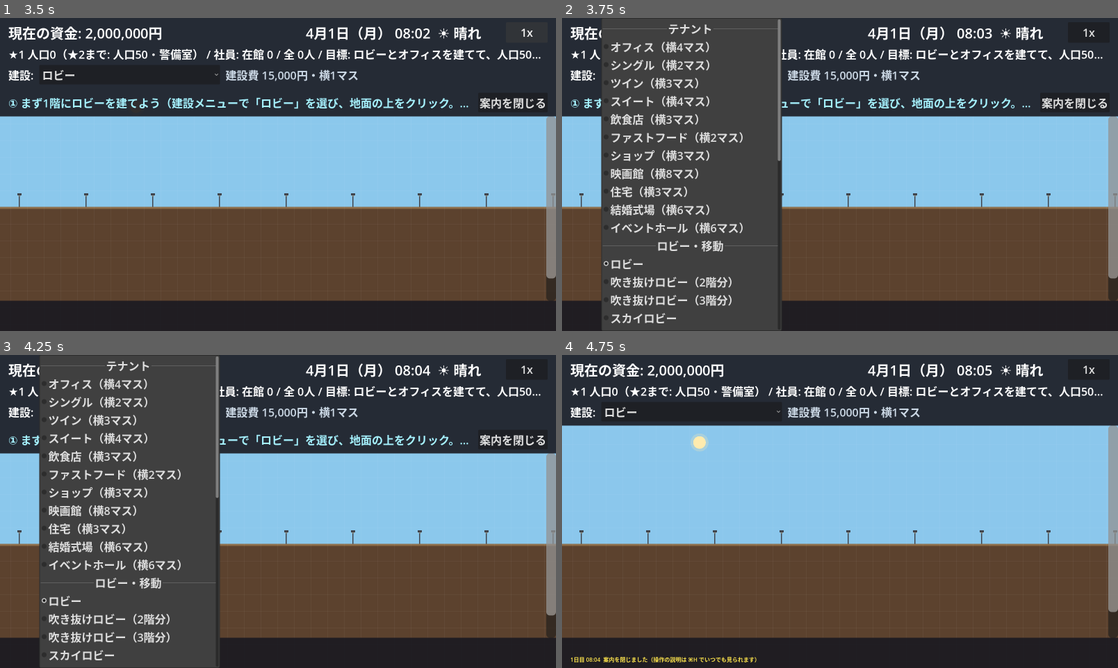
Above: before the commit, frames 1-4 (two rows, left to right).
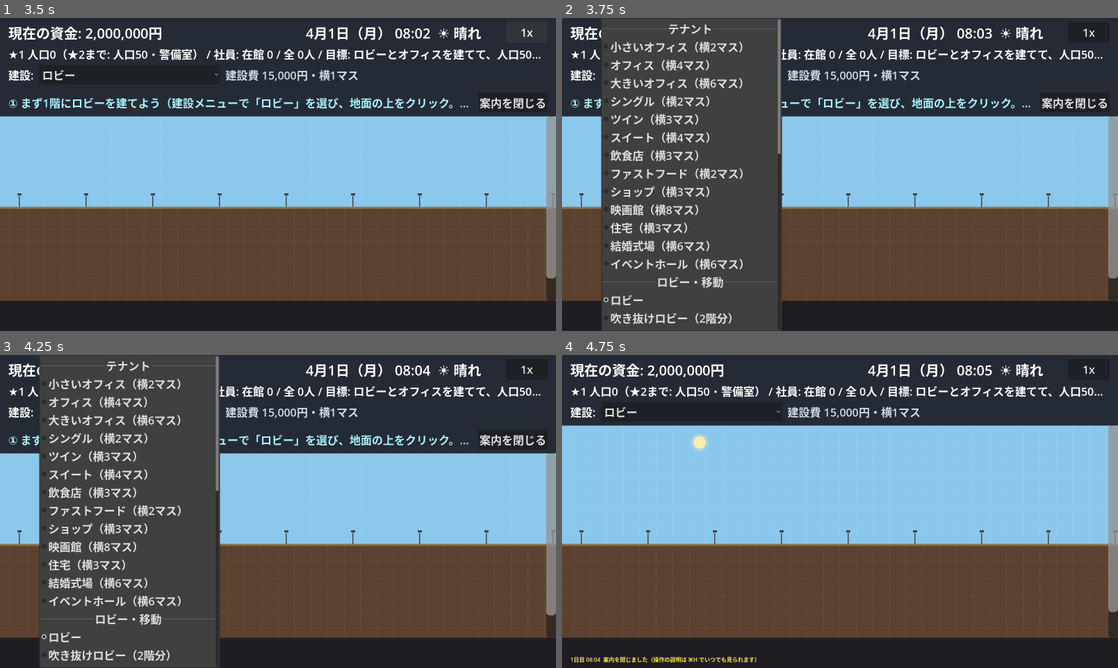
Above: after the commit, the same moments.

Repository: Toshiaki0315/ProjectTower
Game: Godot game, scene res://scenes/main.tscn
Two runs of this game, one before a commit and one after it. Both use one fixed random seed, a clock stepped at 60 frames per second and the inputs below.
Inputs:
- Up to frame 1 (3.5 s): click "はじめから" at 0.5 s; click "1x" at 1.25 s; click "4x" at 2 s; click "16x" at 2.75 s
- Up to frame 2 (3.75 s): click "ロビー" at 3.5 s
- Up to frame 3 (4.25 s): no input
- Up to frame 4 (4.75 s): click "案内を閉じる" at 4.25 s

Frame 1 is identical in both runs. In frame 2, 5.4% of the frame differs, in the area x 7-40%, y 7-98%; in frame 3, 5.4%; in frame 4, nothing differs.

Commit message:
feat: オフィスの種類（小さいオフィス・大きいオフィス）
- 小さいオフィス（横2マス・24万円・2人・賃料11,000円/マス）
- 大きいオフィス（横6マス・48万円・6人・賃料9,000円/マス）
- オフィスの種類を Buildings.OFFICE_TYPES にまとめ、社員・評価・災害・
  チュートリアルの判定をオフィス全種類に対応
- 賃料を種類ごとの表 economy_system.OFFICE_RENTS に変更

Co-Authored-By: Claude Opus 5 <noreply@anthropic.com>

Diff:
--- a/scripts/main.gd
+++ b/scripts/main.gd
@@ -38,6 +38,7 @@
 const MAX_FLOORS_ABOVE := Buildings.MAX_FLOORS_ABOVE
 const MAX_FLOORS_BELOW := Buildings.MAX_FLOORS_BELOW
 const MAX_WIDTH := Buildings.MAX_WIDTH
+const OFFICE_TYPES := Buildings.OFFICE_TYPES
 const SUBWAY_MIN_DEPTH := Buildings.SUBWAY_MIN_DEPTH
 const REFUND_RATE := 0.5 # 撤去時の払い戻し率
 const MODE_RESIDENT := "resident" # 住人を配置・移動させるモード
@@ -48,7 +49,7 @@
 
 # 建設メニューの並び（見出しごとにまとめる）。BUILDINGS に建物を足したら、ここにも入れる
 const MODE_GROUPS := [
-	{"name": "テナント", "modes": ["office", "hotel", "hotel_twin", "hotel_suite", "restaurant", "fastfood", "shop", "cinema", "housing", "wedding", "event_hall"]},
+	{"name": "テナント", "modes": ["small_office", "office", "large_office", "hotel", "hotel_twin", "hotel_suite", "restaurant", "fastfood", "shop", "cinema", "housing", "wedding", "event_hall"]},
 	{"name": "ロビー・移動", "modes": ["lobby", "lobby2", "lobby3", "sky_lobby", "stairs", "escalator", "elevator", "express_elevator", "service_elevator", "add_car", "set_home", "service"]},
 	{"name": "設備", "modes": ["housekeeping", "recycling", "security", "medical", "subway", "ramp", "parking", "helipad", "garden"]},
 	{"name": "その他", "modes": ["demolish", "resident"]},
@@ -415,6 +416,20 @@
 			result.append(cell)
 	return result
 
+# オフィス（小・普通・大）の左端のマスをすべて返す
+func find_office_units() -> Array[Vector2i]:
+	var result: Array[Vector2i] = []
+	for type in OFFICE_TYPES:
+		result.append_array(find_units_of_type(type))
+	return result
+
+# オフィス（小・普通・大）のマスをすべて返す（1マスにつき社員1人）
+func find_office_cells() -> Array[Vector2i]:
+	var result: Array[Vector2i] = []
+	for type in OFFICE_TYPES:
+		result.append_array(find_cells_of_type(type))
+	return result
+
 # 指定した種類の建物がある座標をすべて返す（住人AIの目的地探索用）
 func find_cells_of_type(type: String) -> Array[Vector2i]:
 	var result: Array[Vector2i] = []
--- a/scripts/systems/buildings.gd
+++ b/scripts/systems/buildings.gd
@@ -7,7 +7,9 @@
 # ---------------------------------------------------
 
 const TABLE := {
+	"small_office": {"name": "小さいオフィス", "cost": 240000, "source_id": 29, "width": 2},
 	"office": {"name": "オフィス", "cost": 400000, "source_id": 0, "width": 4},
+	"large_office": {"name": "大きいオフィス", "cost": 480000, "source_id": 30, "width": 6},
 	"stairs": {"name": "階段", "cost": 50000, "source_id": 1, "floors": "any"},
 	"elevator": {"name": "エレベーター", "cost": 80000, "source_id": 2, "floors": "any"},
 	"hotel": {"name": "シングル", "cost": 150000, "source_id": 3, "width": 2},
@@ -43,6 +45,9 @@
 const MAX_FLOORS_BELOW := 50   # 掘れる一番下の階（地下50階）
 const MAX_WIDTH := 100         # ビルの横幅（マス数）。0を中心に左右へ半分ずつ
 const SUBWAY_MIN_DEPTH := 5    # 地下鉄駅を建てられる深さ（地下5階より下）
+
+# オフィスの種類（1マスにつき社員1人。1マスの賃料は economy_system.OFFICE_RENTS）
+const OFFICE_TYPES := ["small_office", "office", "large_office"]
 
 var world: Node2D # main.gd
 
--- a/scripts/systems/commute_system.gd
+++ b/scripts/systems/commute_system.gd
@@ -29,7 +29,7 @@
 
 # オフィスの増減に合わせて社員を登録・削除する
 func rebuild() -> void:
-	var offices: Array[Vector2i] = world.find_cells_of_type("office")
+	var offices: Array[Vector2i] = world.find_office_cells()
 	for cell in offices:
 		if not workers.has(cell):
 			workers[cell] = create_worker(cell)
--- a/scripts/systems/economy_system.gd
+++ b/scripts/systems/economy_system.gd
@@ -2,7 +2,7 @@
 
 # ---------------------------------------------------
 # 収支：毎日0:00に前日分の決算をして、資金に反映する。
-#   賃料収入: その日に社員が出勤したオフィス1マスにつき OFFICE_RENT
+#   賃料収入: その日に社員が出勤したオフィス1マスにつき OFFICE_RENTS（オフィスの種類で変わる）
 #             （社員が通勤できない空きオフィスからは入らない）
 #             休日はオフィスが休みだが、入口からたどり着けるオフィスからは契約どおり入る
 #             空室のオフィス（テナントが退去した）からは入らない
@@ -22,7 +22,12 @@
 #             処理能力 = ゴミ処理場の数 × RECYCLING_CAPACITY
 # ---------------------------------------------------
 
-const OFFICE_RENT := 10000 # オフィス1マスの1日の賃料
+# オフィス1マスの1日の賃料。小さいオフィスは割高、大きいオフィスはまとめ借りで割安
+const OFFICE_RENTS := {
+	"small_office": 11000,
+	"office": 10000,
+	"large_office": 9000,
+}
 const MAINTENANCE := {     # 建物1つの1日の維持費（エレベーターは1マスが1つ）
 	"elevator": 2000,
 	"express_elevator": 3000,
@@ -73,13 +78,13 @@
 # 指定した日の決算
 func settle(day: int) -> void:
 	var active_offices := 0
+	var rent := 0
 	for cell in world.commute_system.workers:
 		if world.commute_system.workers[cell].arrived_day == day and not world.commute_system.workers[cell].unreachable:
 			active_offices += 1
-	var rent_offices := active_offices
+			rent += office_rent(cell)
 	if world.clock.is_holiday(day):
-		rent_offices = count_reachable_offices()
-	var rent := rent_offices * OFFICE_RENT
+		rent = holiday_rent() # 休日はオフィスが休みでも、契約どおり賃料が入る
 	var maintenance := 0
 	for type in MAINTENANCE:
 		maintenance += MAINTENANCE[type] * world.find_units_of_type(type).size()
@@ -143,13 +148,17 @@
 	world.show_message(message)
 	world.goal_system.check_day(day) # 目標を達成したか確かめる
 
-# 入口からたどり着けるオフィスの数（休日の賃料の計算用）
-func count_reachable_offices() -> int:
-	var n := 0
+# オフィスの1マスの1日の賃料（オフィスの種類で変わる）
+func office_rent(cell: Vector2i) -> int:
+	return OFFICE_RENTS.get(world.get_building_type(cell), 0)
+
+# 入口からたどり着けるオフィスの賃料の合計（休日の計算用）
+func holiday_rent() -> int:
+	var total := 0
 	for cell in world.commute_system.workers:
 		if not world.tenant_system.is_vacant(cell) and world.nearest_entrance(cell) != null:
-			n += 1
-	return n
+			total += office_rent(cell)
+	return total
 
 # ビル全体のゴミ処理能力（1日あたり）
 func recycling_capacity() -> int:
--- a/scripts/systems/incident_system.gd
+++ b/scripts/systems/incident_system.gd
@@ -59,7 +59,7 @@
 const TREASURE_MAX := 1000000      # 1回に見つかる金額の上限
 
 # 爆弾が仕掛けられるテナント
-const TARGET_TYPES := ["office", "hotel", "hotel_twin", "hotel_suite", "housing", "restaurant", "fastfood", "shop", "cinema", "wedding", "event_hall"]
+const TARGET_TYPES := ["small_office", "office", "large_office", "hotel", "hotel_twin", "hotel_suite", "housing", "restaurant", "fastfood", "shop", "cinema", "wedding", "event_hall"]
 
 var world: Node2D # main.gd
 
--- a/scripts/systems/tenant_system.gd
+++ b/scripts/systems/tenant_system.gd
@@ -84,7 +84,7 @@
 	var result := {"left": 0, "moved_in": 0, "homes_left": 0, "refund": 0}
 	evaluate_homes(result)
 	var workers: Dictionary = world.commute_system.workers
-	var origins: Array[Vector2i] = world.find_units_of_type("office")
+	var origins: Array[Vector2i] = world.find_office_units()
 	for origin in origins:
 		if not offices.has(origin):
 			offices[origin] = new_tenant()
--- a/scripts/systems/tutorial_system.gd
+++ b/scripts/systems/tutorial_system.gd
@@ -46,7 +46,7 @@
 					return true
 			return false
 		2:
-			return not world.find_units_of_type("office").is_empty()
+			return not world.find_office_units().is_empty()
 		3:
 			return world.clock.minute_of_day() >= 9 * 60 or Engine.time_scale > 1.0
 		4:
--- a/scripts/view/pixel_art.gd
+++ b/scripts/view/pixel_art.gd
@@ -88,6 +88,24 @@
 }
 
 const TILES := {
+	"small_office": [
+		"KKKKKKKKKKKKKKKKKKKKKKKKKKKKKKKK",
+		"WWWWWWWWWWWWWWWWWWWWWWWWWWWWWWWB",
+		"WWWWWWWWWWWWWWWWWBBBBBBWWBBBBBBB",
+		"WWKKKKKKKWWWWWWWWBwwwvBWWBwwwvBB",
+		"WWKaaaaaKWWWWWWWWBwwvwBWWBwwvwBB",
+		"WWKKKKKKKWWWWWWWWBwwwwBWWBwwwwBB",
+		"WWWWWWWWWWWWWWWWWBBBBBBWWBBBBBBB",
+		"WWBBBBBWWWWWWppWWWWWWWWWWWWWWWWB",
+		"WWBoooBWWWWWppppWWWMMMMWWWWWWWWB",
+		"WWBoooBWWWWWWppWWWWMmmMWWWWCCCWB",
+		"WWBoooBWWWWWWOWWWWWMMMMWWWWCCCWB",
+		"WWBoaoBWWWWWWOWWWDDDDDDDDWWWCWWB",
+		"WWBoooBWWWWWeeeWWdWWWWWWdWWCCCWB",
+		"WWBoooBWWWWWWeWWWdWWWWWWdWWCWCWB",
+		"FFFFFFFFFFFFFFFFFFFFFFFFFFFFFFFF",
+		"KKKKKKKKKKKKKKKKKKKKKKKKKKKKKKKK",
+	],
 	"office": [
 		"KKKKKKKKKKKKKKKKKKKKKKKKKKKKKKKKKKKKKKKKKKKKKKKKKKKKKKKKKKKKKKKK",
 		"WWWWWWWWWWWWWWWWWWWWWWWWWWWWWWWWWWWWWWWWWWWWWWWWWWWWWWWWWWWWWWWB",
@@ -105,6 +123,24 @@
 		"WWBoooBWWWWWWeWWWdWWWWWWdWWCWCWWWdWWWWWWdWWCWCWWWdWWWWWWdWWCWCWB",
 		"FFFFFFFFFFFFFFFFFFFFFFFFFFFFFFFFFFFFFFFFFFFFFFFFFFFFFFFFFFFFFFFF",
 		"KKKKKKKKKKKKKKKKKKKKKKKKKKKKKKKKKKKKKKKKKKKKKKKKKKKKKKKKKKKKKKKK",
+	],
+	"large_office": [
+		"KKKKKKKKKKKKKKKKKKKKKKKKKKKKKKKKKKKKKKKKKKKKKKKKKKKKKKKKKKKKKKKKKKKKKKKKKKKKKKKKKKKKKKKKKKKKKKKK",
+		"WWWWWWWWWWWWWWWWWWWWWWWWWWWWWWWWWWWWWWWWWWWWWWWWWWWWWWWWWWWWWWWWWWWWWWWWWWWWWWWWWWWWWWWWWWWWWWWB",
+		"WWWWWWWWWWWWWWWWWBBBBBBWWBBBBBBWWBBBBBBWWBBBBBBWWBBBBBBWWBBBBBBWWBBBBBBWWBBBBBBWWBBBBBBWWBBBBBBB",
+		"WWKKKKKKKWWWWWWWWBwwwvBWWBwwwvBWWBwwwvBWWBwwwvBWWBwwwvBWWBwwwvBWWBwwwvBWWBwwwvBWWBwwwvBWWBwwwvBB",
+		"WWKaaaaaKWWWWWWWWBwwvwBWWBwwvwBWWBwwvwBWWBwwvwBWWBwwvwBWWBwwvwBWWBwwvwBWWBwwvwBWWBwwvwBWWBwwvwBB",
+		"WWKKKKKKKWWWWWWWWBwwwwBWWBwwwwBWWBwwwwBWWBwwwwBWWBwwwwBWWBwwwwBWWBwwwwBWWBwwwwBWWBwwwwBWWBwwwwBB",
+		"WWWWWWWWWWWWWWWWWBBBBBBWWBBBBBBWWBBBBBBWWBBBBBBWWBBBBBBWWBBBBBBWWBBBBBBWWBBBBBBWWBBBBBBWWBBBBBBB",
+		"WWBBBBBWWWWWWppWWWWWWWWWWWWWWWWWWWWWWWWWWWWWWWWWWWWWWWWWWWWWWWWWWWWWWWWWWWWWWWWWWWWWWWWWWWWWWWWB",
+		"WWBoooBWWWWWppppWWWMMMMWWWWWWWWWWWWMMMMWWWWWWWWWWWWMMMMWWWWWWWWWWWWMMMMWWWWWWWWWWWWMMMMWWWWWWWWB",
+		"WWBoooBWWWWWWppWWWWMmmMWWWWCCCWWWWWMmmMWWWWCCCWWWWWMmmMWWWWCCCWWWWWMmmMWWWWCCCWWWWWMmmMWWWWCCCWB",
+		"WWBoooBWWWWWWOWWWWWMMMMWWWWCCCWWWWWMMMMWWWWCCCWWWWWMMMMWWWWCCCWWWWWMMMMWWWWCCCWWWWWMMMMWWWWCCCWB",
+		"WWBoaoBWWWWWWOWWWDDDDDDDDWWWCWWWWDDDDDDDDWWWCWWWWDDDDDDDDWWWCWWWWDDDDDDDDWWWCWWWWDDDDDDDDWWWCWWB",
+		"WWBoooBWWWWWeeeWWdWWWWWWdWWCCCWWWdWWWWWWdWWCCCWWWdWWWWWWdWWCCCWWWdWWWWWWdWWCCCWWWdWWWWWWdWWCCCWB",
+		"WWBoooBWWWWWWeWWWdWWWWWWdWWCWCWWWdWWWWWWdWWCWCWWWdWWWWWWdWWCWCWWWdWWWWWWdWWCWCWWWdWWWWWWdWWCWCWB",
+		"FFFFFFFFFFFFFFFFFFFFFFFFFFFFFFFFFFFFFFFFFFFFFFFFFFFFFFFFFFFFFFFFFFFFFFFFFFFFFFFFFFFFFFFFFFFFFFFF",
+		"KKKKKKKKKKKKKKKKKKKKKKKKKKKKKKKKKKKKKKKKKKKKKKKKKKKKKKKKKKKKKKKKKKKKKKKKKKKKKKKKKKKKKKKKKKKKKKKK",
 	],
 	"stairs": [
 		"KKKKKKKKKKKKKKKK",
--- a/scripts/view/ui.gd
+++ b/scripts/view/ui.gd
@@ -221,6 +221,7 @@
 		"エレベーター: 縦に並べるとシャフトになる。シャフトをクリックでその階にカゴを呼ぶ",
 		"カゴ追加: シャフトをクリックすると、その階にカゴを1台追加（1本に4台まで、維持費3千円/日）。カゴの定員は8人",
 		"社員: オフィスは横4マスで、1マスに1人（計4人）。8〜9時に入口から出勤し、17〜18時に帰る",
+		"オフィスの大きさ: 小さいオフィス（横2マス・2人・賃料1.1万円/マス）と大きいオフィス（横6マス・6人・0.9万円/マス）もある",
 		"建設: クリックしたマスを左端に、建物の横幅ぶんのマスを使う。撤去はどのマスを右クリックしても建物ごと",
 		"入口: 1階の左端と地下鉄駅（地下5階より深いところにだけ建てられる）。人は近い方の入口から出入りする",
 		"　地下鉄駅があると、店や映画館へ来る外からのお客さんが1駅につき5割増える（最大2倍）",
@@ -435,7 +436,7 @@
 	var text = "%s: %s" % [world.get_floor_name(cell.y), world.BUILDINGS[type].name if type != "" else "空き"]
 	if world.incident_system.has_roach_at(cell):
 		text += "（ゴキブリ発生中）"
-	if type == "office" and world.tenant_system.get_rating_text(cell) != "":
+	if type in world.OFFICE_TYPES and world.tenant_system.get_rating_text(cell) != "":
 		text += "（%s）" % world.tenant_system.get_rating_text(cell)
 	if world.hotel_system.is_room_type(type):
 		var room_rating: String = world.tenant_system.get_room_rating_text(cell)
--- a/tests/screenshot_test.gd
+++ b/tests/screenshot_test.gd
@@ -40,7 +40,7 @@
 	var shard_index := (int(shard.split("/")[0]) - 1) if shard.contains("/") else 0
 	var shard_count := int(shard.split("/")[1]) if shard.contains("/") else 1
 	var scenario_index := -1
-	for scenario in [run_empty_start_scenario, run_build_scenar …(1334 unchanged characters)… n_garden_scenario, run_fastfood_scenario]:
+	for scenario in [run_empty_start_scenario, run_build_scenar …(1334 unchanged characters)… n_garden_scenario, run_fastfood_scenario, run_office_types_scenario]:
 		scenario_index += 1
 		if scenario_index % shard_count != shard_index:
 			continue # ほかの組が受け持つシナリオ
@@ -3900,3 +3900,52 @@
 	main.clock.set_process(false)
 	check(commerce.revenue_by_day.get(1, 0) > 0, "ファストフードの売上が飲食の売上に入る")
 	return true
+
+# シナリオ63: オフィスの種類（小さいオフィス・大きいオフィス）
+# 横2マス2人・横4マス4人・横6マス6人の3種類を建てて、
+# 社員の数と1マスの賃料が種類ごとに違うことを確かめる。
+# ---------------------------------------------------
+func run_office_types_scenario() -> bool:
+	print("[シナリオ] オフィスの種類")
+	main.clear_world()
+	main.funds = 10000000
+	var economy = main.economy_system
+	build_support(cells_row(18, 9, 22), "lobby")
+	build_support([Vector2i(8, 18), Vector2i(8, 17)], "elevator")
+	var small := Vector2i(9, 17)  # 小さいオフィス（x=9〜10）
+	var large := Vector2i(11, 17) # 大きいオフィス（x=11〜16）
+	var normal := Vector2i(17, 17) # ふつうのオフィス（x=17〜20）
+
+	await choose_mode("small_office")
+	await click_cell(small, MOUSE_BUTTON_LEFT)
+	check(main.get_building_type(small) == "small_office", "小さいオフィスを建てられる（24万円）")
+	check(main.funds == 10000000 - 240000, "小さいオフィスの建設費24万円がかかる")
+	check(main.get_unit_cells(small).size() == 2, "小さいオフィスは横2マス")
+	await choose_mode("large_office")
+	await click_cell(large, MOUSE_BUTTON_LEFT)
+	check(main.get_building_type(large) == "large_office", "大きいオフィスを建てられる（48万円）")
+	check(main.get_unit_cells(large).size() == 6, "大きいオフィスは横6マス")
+	await choose_mode("office")
+	await click_cell(normal, MOUSE_BUTTON_LEFT)
+	main.funds = 10000000
+
+	# 社員は1マスに1人
+	check(main.commute_system.workers.size() == 12, "社員は1マスに1人（2+6+4=12人）")
+	check(economy.office_rent(small) > economy.office_rent(normal), "小さいオフィスは1マスの賃料が高い")
+	check(economy.office_rent(large) < economy.office_rent(normal), "大きいオフィスは1マスの賃料が安い")
+	check(economy.office_rent(small) == 11000 and economy.office_rent(large) == 9000, "賃料は1マス1日 1.1万円・0.9万円")
+
+	# 1日目の決算: 出勤した12人ぶんの賃料が種類ごとに計算される
+	main.clock.set_time(1, 7, 59)
+	main.clock.set_process(true)
+	Engine.time_scale = 16.0
+	await wait_until(func(): return main.commute_system.count_at_office() == 12, 40.0)
+	focus_camera(Vector2i(14, 17))
+	await wait_frames(2)
+	await capture("office_types_01")
+	main.clock.set_time(1, 23, 59)
+	await wait_until(func(): return economy.last_report.get("day") == 1, 20.0)
+	Engine.time_scale = 1.0
+	main.clock.set_process(false)
+	check(economy.last_report.get("rent") == 2 * 11000 + 6 * 9000 + 4 * 10000, "決算の賃料は種類ごとの合計（2.2万＋5.4万＋4万＝11.6万円）")
+	return true
--- a/tools/generate_readme_images.gd
+++ b/tools/generate_readme_images.gd
@@ -140,6 +140,8 @@
 	for y in [17, 16, 15]:
 		build(m, "office", [Vector2i(-12, y), Vector2i(-8, y), Vector2i(-4, y), Vector2i(0, y), Vector2i(4, y)])
 	build(m, "office", [Vector2i(0, 14), Vector2i(4, 14)])
+	build(m, "small_office", [Vector2i(-12, 14)])
+	build(m, "large_office", [Vector2i(-10, 14)])
 	build(m, "event_hall", [Vector2i(2, 13)])
 	build(m, "restaurant", [Vector2i(9, 17)])
 	build(m, "hotel", [Vector2i(12, 17)])
Binary file added: docs/images/buildings/large_office.png
Binary file added: docs/images/buildings/small_office.png
Binary file changed: docs/images/screenshots/day.png
Binary file changed: docs/images/screenshots/night.png
Not shown, changed: README.md
Not shown, changed: Tasks.md
Not shown, changed: docs/Game_Spec.md
